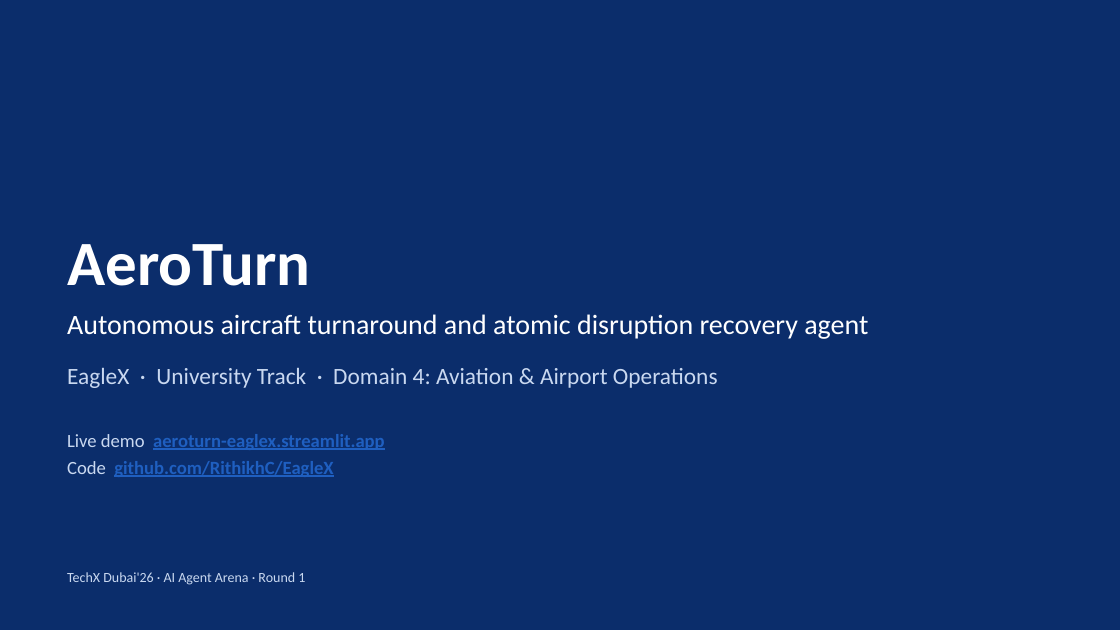
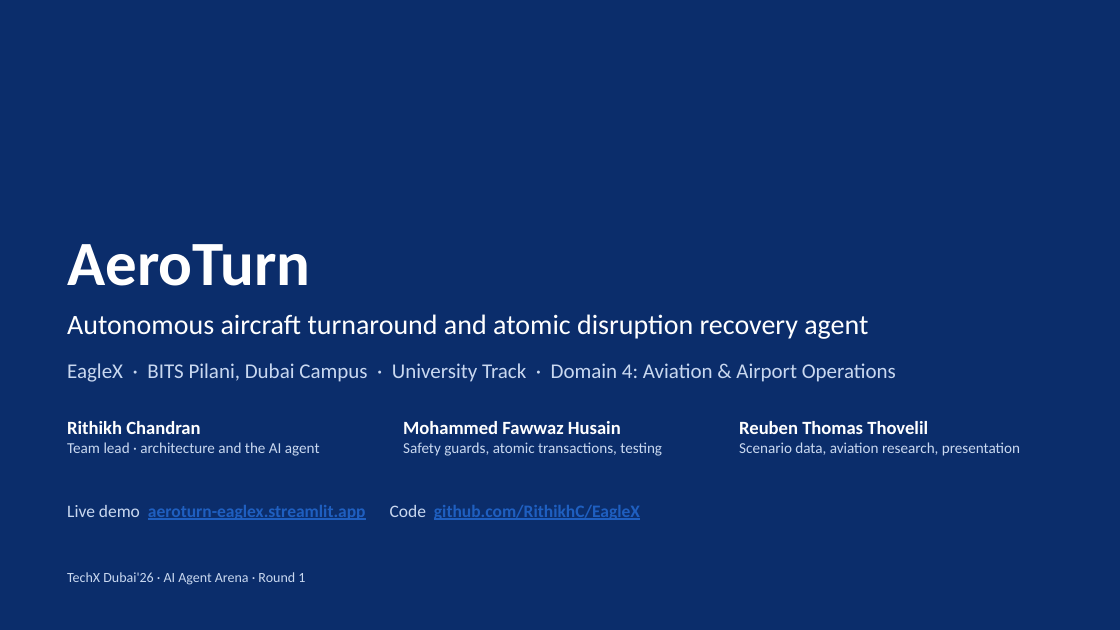
Before and after one commit to RithikhC/EagleX, a slide deck: slide 1 of docs/EagleX_Round1_Submission.pptx. Drawn at 1120x630 pixels with LibreOffice and Linux fonts; fonts in the diff are those of the drawing. Boxes give left, top, right and bottom in pixels: in the first picture for what was removed or moved away, otherwise in the second. Text is boxed around its words. In the diff, an @@ line names an element or a change of style, - is before the commit and + after.

```diff
--- a/docs/EagleX_Round1_Submission.pptx
+++ b/docs/EagleX_Round1_Submission.pptx
@@ text at (x1=67, y1=363, x2=896, y2=382): text changed; size 20 to 18 pt @@
-EagleX · University Track · Domain 4: Aviation & Airport Operations
+EagleX · BITS Pilani, Dubai Campus · University Track · Domain 4: Aviation & Airport Operations
@@ text added at (x1=67, y1=421, x2=320, y2=456), 13 pt, text #C9D8F0 @@
+Rithikh Chandran
+Team lead · architecture and the AI agent
@@ text added at (x1=403, y1=421, x2=662, y2=456), 13 pt, text #C9D8F0 @@
+Mohammed Fawwaz Husain
+Safety guards, atomic transactions, testing
@@ text added at (x1=739, y1=421, x2=1020, y2=456), 13 pt, text #C9D8F0 @@
+Reuben Thomas Thovelil
+Scenario data, aviation research, presentation
@@ text at (x1=67, y1=505, x2=640, y2=520): text changed; size 16 to 15 pt @@
-Live demo aeroturn-eaglex.streamlit.app
-Code github.com/RithikhC/EagleX
+Live demo aeroturn-eaglex.streamlit.app Code github.com/RithikhC/EagleX
```
Also in this commit, not shown: 2 other slides changed, 1 slide added, 8 slides removed, 10 other files.
